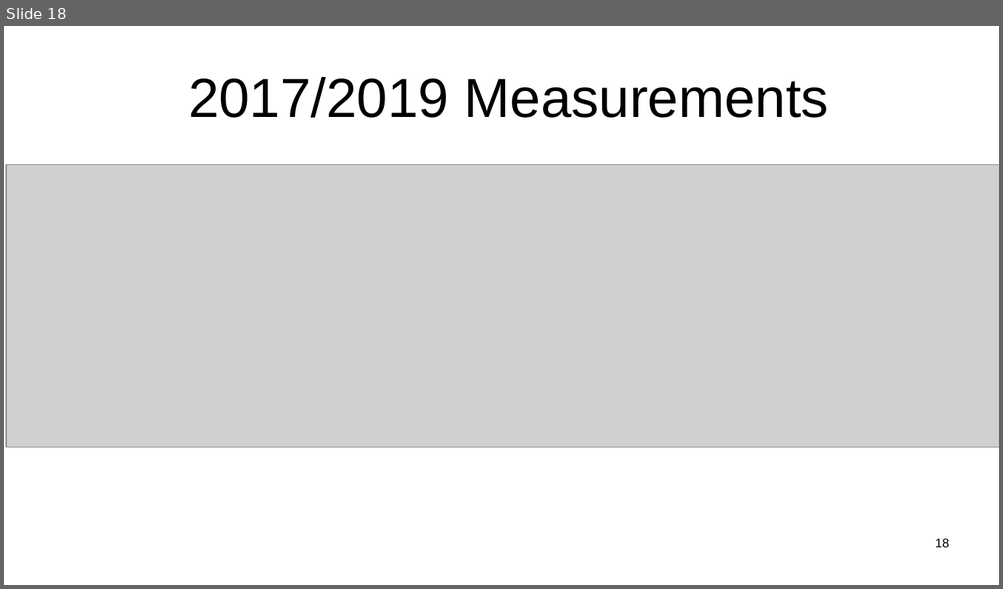
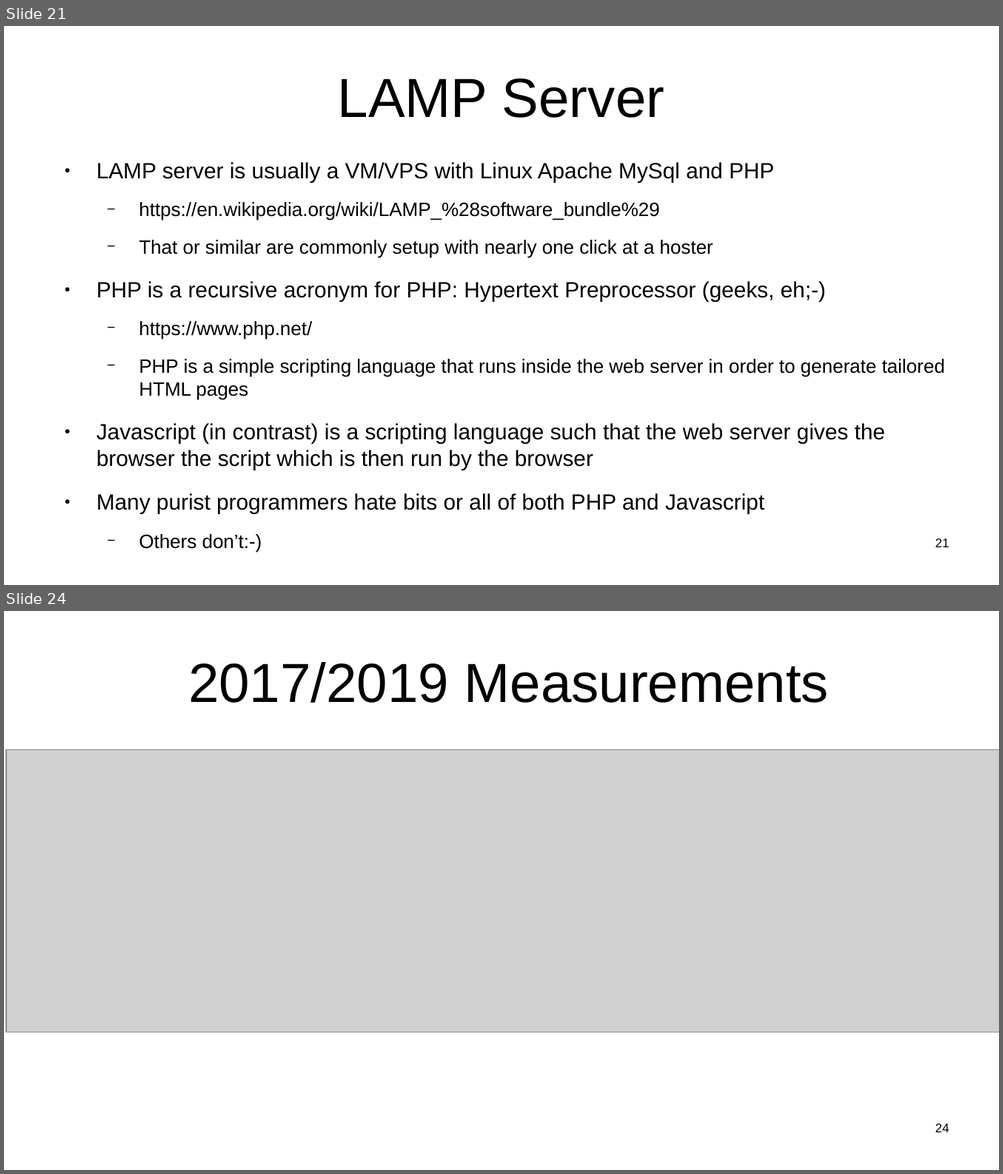
Before and after one commit to sftcd/witidtm, a slide deck: lectures/300-jellie.odp. Shown one above the other, each under a label of ours: slide 18 before the commit, slides 21 and 24 after it; the slides between them are not shown. The pictures are 1003x589 and 1003x1174 pixels, drawn with LibreOffice and Linux fonts; fonts in the diff are those of the drawing; grey boxes stand for pictures. Boxes give left, top, right and bottom in pixels: in the first picture for what was removed or moved away, otherwise in the second. Text is boxed around its words. In the diff, an @@ line names an element or a change of style, - is before the commit and + after.

```diff
--- a/lectures/300-jellie.odp
+++ b/lectures/300-jellie.odp
@@ slide 21 added at box(4, 26, 999, 585), background #FFFFFF @@
@@ title added at box(338, 79, 664, 118), 44 pt, text #000000 @@
+LAMP Server
@@ text added at box(96, 162, 945, 553), 17.6 pt, text #000000 @@
+● LAMP server is usually a VM/VPS with Linux Apache MySql and PHP
+  − https://en.wikipedia.org/wiki/LAMP_%28software_bundle%29
+  − That or similar are commonly setup with nearly one click at a hoster
+● PHP is a recursive acronym for PHP: Hypertext Preprocessor (geeks, eh;-)
+  − https://www.php.net/
+  − PHP is a simple scripting language that runs inside the web server in order to generate tailored HTML pages
+● Javascript (in contrast) is a scripting language such that the web server gives the browser the script which is then run by the browser
+● Many purist programmers hate bits or all of both PHP and Javascript
+  − Others don’t:-)
@@ page number added at box(935, 539, 949, 548), 10 pt, text #000000 @@
+21
@@ what was slide 18 is now slide 24 @@
@@ page number at box(935, 1124, 949, 1133): text changed @@
-18
+24
```
Also in this commit, not shown: 5 slides changed, 4 other slides added, 1 other file.
